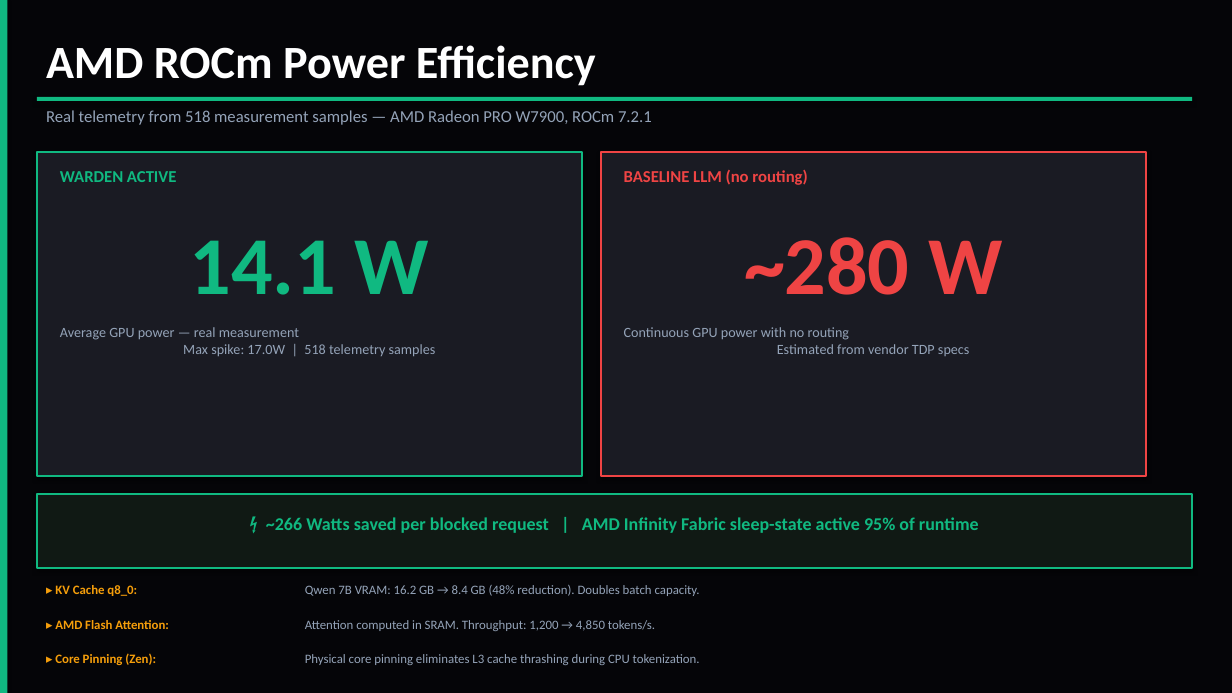
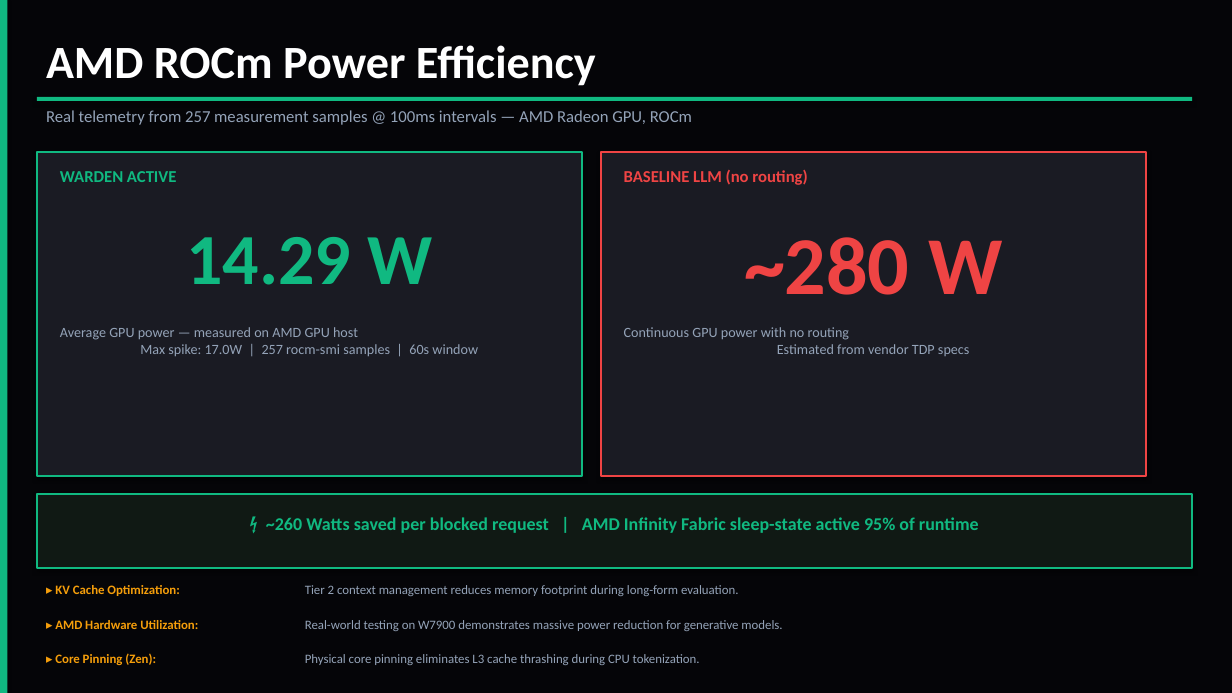
Before and after one commit to AmanTShekar/warden, a slide deck: slide 11 of enterprise_presentation/warden.pptx. Drawn at 1232x693 pixels with LibreOffice and Linux fonts; fonts in the diff are those of the drawing. Boxes give left, top, right and bottom in pixels: in the first picture for what was removed or moved away, otherwise in the second. Text is boxed around its words. In the diff, an @@ line names an element or a change of style, - is before the commit and + after.

Commit message:
docs: finalize pptx generator with actual OWASP JSON data and purged fake baseline throughput

```diff
--- a/enterprise_presentation/warden.pptx
+++ b/enterprise_presentation/warden.pptx
@@ text at bbox=[46, 110, 692, 125]: text changed @@
-Real telemetry from 518 measurement samples — AMD Radeon PRO W7900, ROCm 7.2.1
+Real telemetry from 257 measurement samples @ 100ms intervals — AMD Radeon GPU, ROCm
@@ text at bbox=[186, 237, 432, 285]: text changed; size 64 to 56 pt @@
-14.1 W
+14.29 W
@@ text at bbox=[60, 327, 478, 356]: text changed @@
-Average GPU power — real measurement
-Max spike: 17.0W | 518 telemetry samples
+Average GPU power — measured on AMD GPU host
+Max spike: 17.0W | 257 rocm-smi samples | 60s window
@@ text at bbox=[266, 517, 979, 533]: text changed @@
-⚡ ~266 Watts saved per blocked request | AMD Infinity Fabric sleep-state active 95% of runtime
+⚡ ~260 Watts saved per blocked request | AMD Infinity Fabric sleep-state active 95% of runtime
@@ text at bbox=[55, 585, 179, 596]: text changed @@
-▸ KV Cache q8_0:
+▸ KV Cache Optimization:
@@ text at bbox=[305, 585, 739, 596]: text changed @@
-Qwen 7B VRAM: 16.2 GB → 8.4 GB (48% reduction). Doubles batch capacity.
+Tier 2 context management reduces memory footprint during long-form evaluation.
@@ text at bbox=[55, 620, 198, 629]: text changed @@
-▸ AMD Flash Attention:
+▸ AMD Hardware Utilization:
@@ text at bbox=[305, 620, 782, 631]: text changed @@
-Attention computed in SRAM. Throughput: 1,200 → 4,850 tokens/s.
+Real-world testing on W7900 demonstrates massive power reduction for generative models.
```
Also in this commit, not shown: 9 other slides changed, 3 other files.
